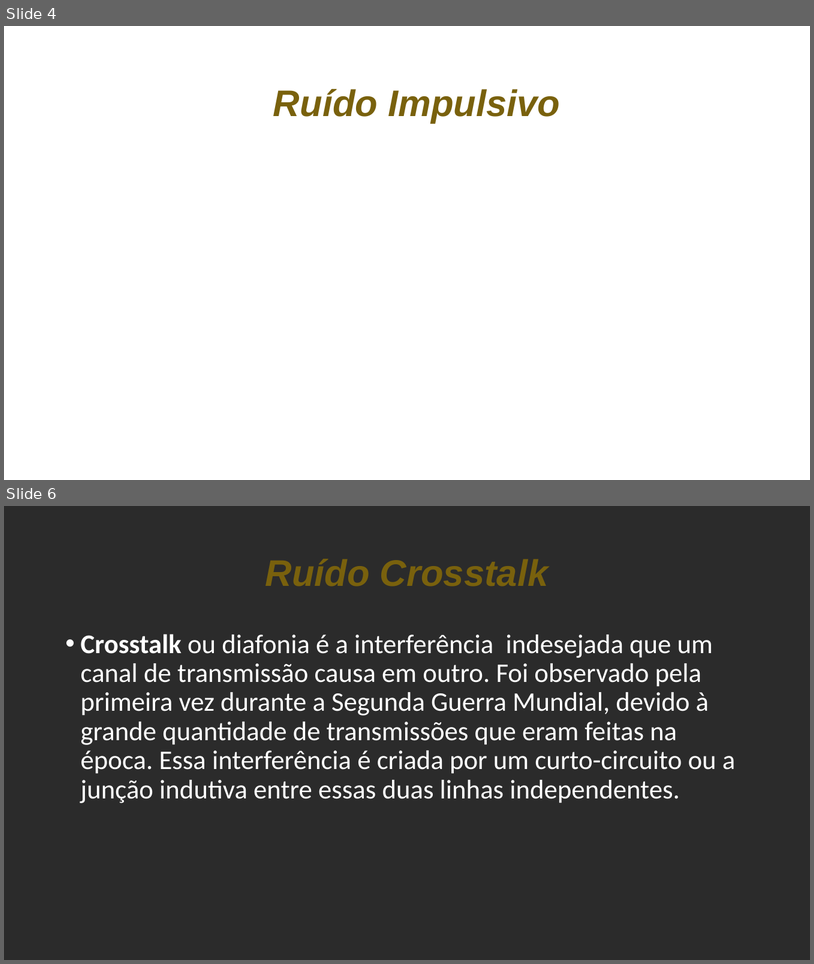
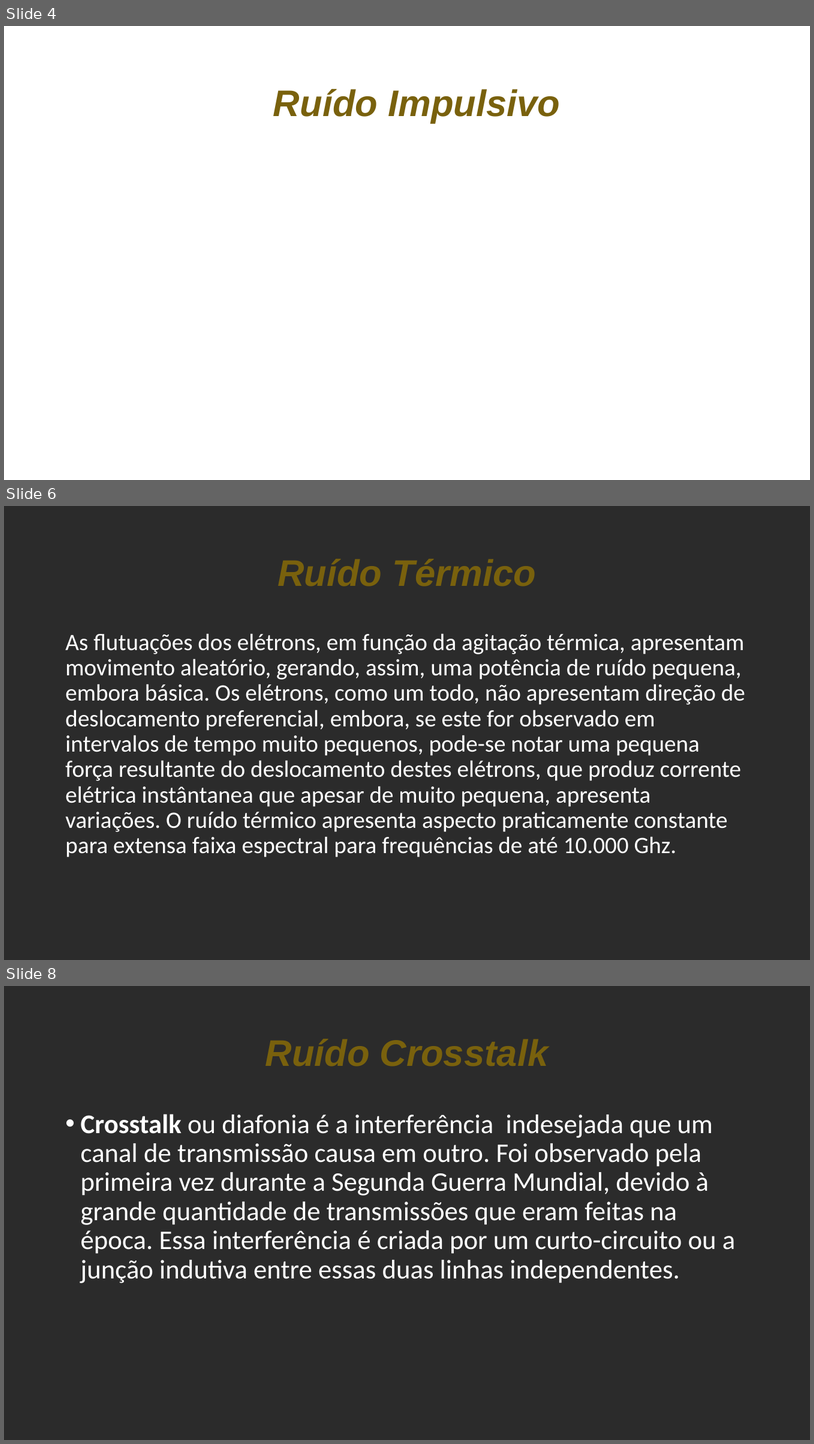
Before and after one commit to diegortx/redes1, a slide deck: Tipos de Ruídos.pptx. Shown one above the other, each under a label of ours: slides 4 and 6 before the commit, slides 4, 6 and 8 after it; the slides between them are not shown. The pictures are 814x964 and 814x1444 pixels, drawn with LibreOffice and Linux fonts; fonts in the diff are those of the drawing; background and template pictures are left out; a plain dark background stands for a picture behind light text. Boxes give left, top, right and bottom in pixels: in the first picture for what was removed or moved away, otherwise in the second. Text is boxed around its words. In the diff, an @@ line names an element or a change of style, - is before the commit and + after.

```diff
--- a/Tipos de Ruídos.pptx
+++ b/Tipos de Ruídos.pptx
@@ slide 6 added at (4,506,810,960), background picture (left out) @@
@@ title added at (278,559,536,586), 44 pt, text #79610D, bold, italic @@
+Ruído Térmico
@@ text added at (65,633,746,857), 28 pt, text #FFFFFF @@
+As flutuações dos elétrons, em função da agitação térmica, apresentam movimento aleatório, gerando, assim, uma potência de ruído pequena, embora básica. Os elétrons, como um todo, não apresentam direção de deslocamento preferencial, embora, se este for observado em intervalos de tempo muito pequenos, pode-se notar uma pequena força resultante do deslocamento destes elétrons, que produz corrente elétrica instântanea que apesar de muito pequena, apresenta variações. O ruído térmico apresenta aspecto praticamente constante para extensa faixa espectral para frequências de até 10.000 Ghz.
@@ what was slide 6 is now slide 8 @@
```
Also in this commit, not shown: 1 slide changed, 2 other slides added, 1 slide removed.
